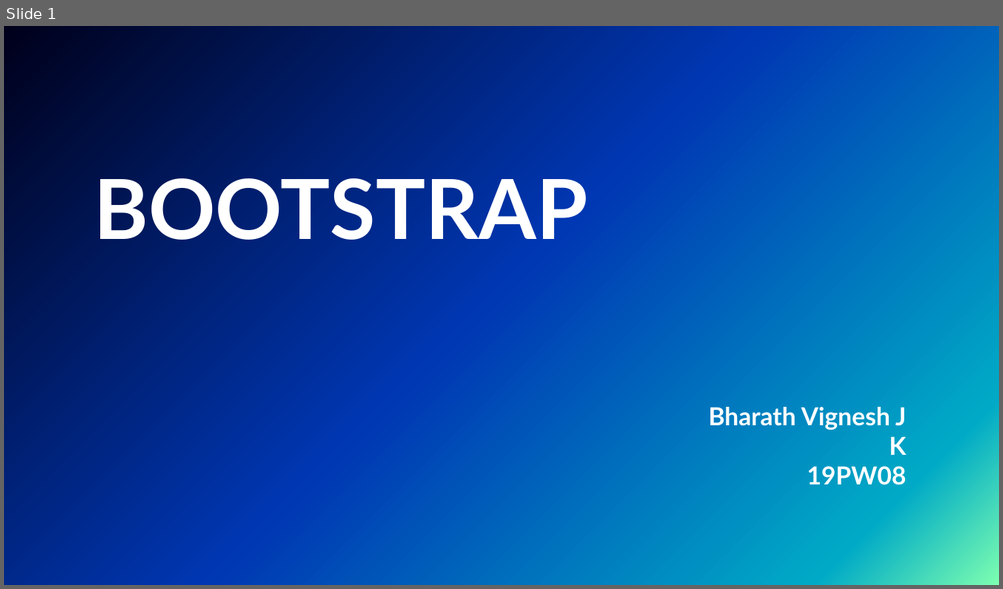
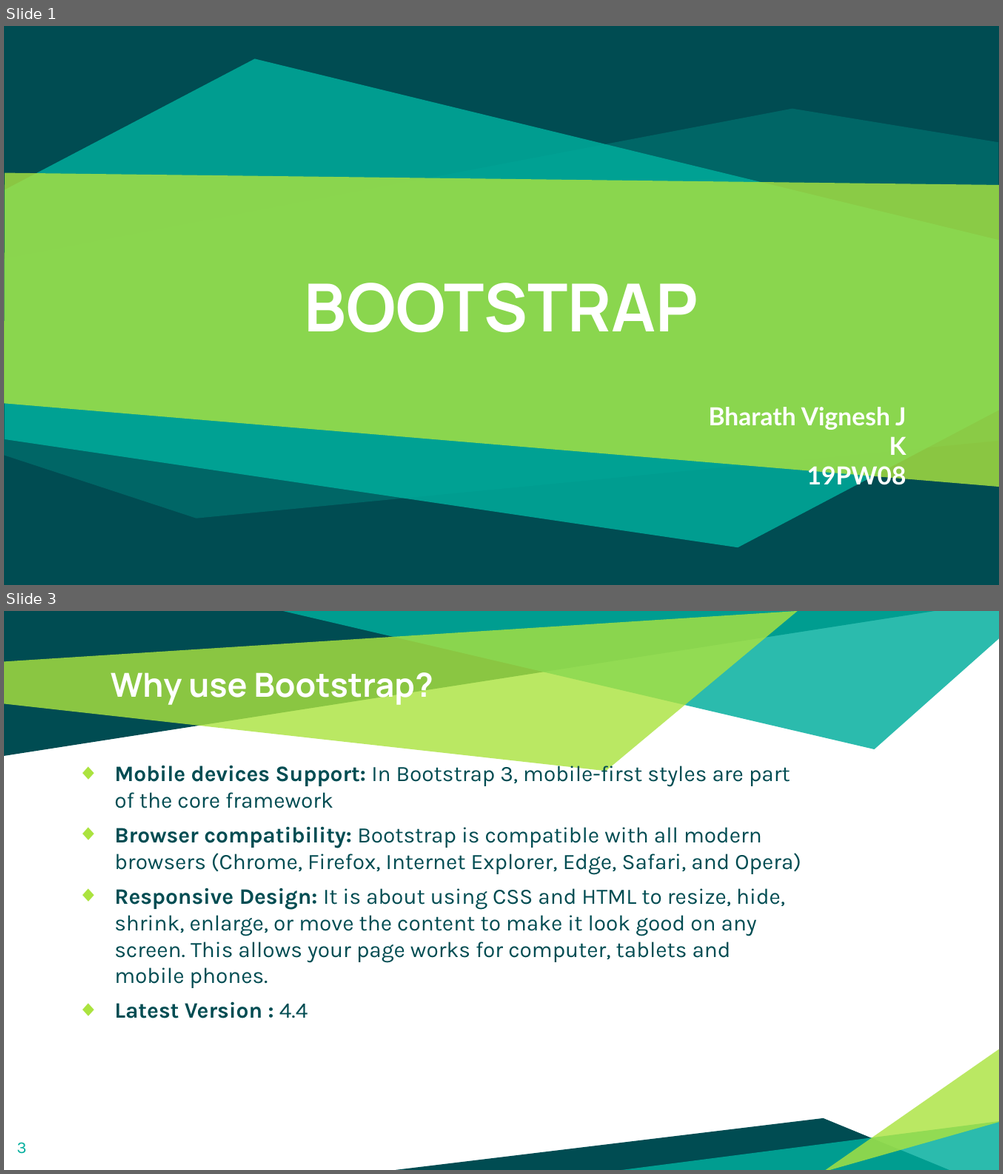
Before and after one commit to RazCrimson/Lab_Main, a slide deck: Sem 2/Web development Lab/Class/Bootstrap.pptx. Shown one above the other, each under a label of ours: slide 1 before the commit, slides 1 and 3 after it; the slides between them are not shown. The pictures are 1003x589 and 1003x1174 pixels, drawn with LibreOffice and Linux fonts; fonts in the diff are those of the drawing; background and template pictures are left out. Boxes give left, top, right and bottom in pixels: in the first picture for what was removed or moved away, otherwise in the second. Text is boxed around its words. In the diff, an @@ line names an element or a change of style, - is before the commit and + after.

```diff
--- a/Sem 2/Web development Lab/Class/Bootstrap.pptx
+++ b/Sem 2/Web development Lab/Class/Bootstrap.pptx
@@ slide 3 added at [4, 611, 999, 1170], background #FFFFFF @@
@@ title added at [111, 672, 433, 706], 24 pt, text #FFFFFF, bold @@
+Why use Bootstrap?
@@ text added at [114, 761, 801, 1019], 16 pt, text #004C52 @@
+◆ Mobile devices Support: In Bootstrap 3, mobile-first styles are part of the core framework
+◆ Browser compatibility: Bootstrap is compatible with all modern browsers (Chrome, Firefox, Internet Explorer, Edge, Safari, and Opera)
+◆ Responsive Design: It is about using CSS and HTML to resize, hide, shrink, enlarge, or move the content to make it look good on any screen. This allows your page works for computer, tablets and mobile phones.
+◆ Latest Version : 4.4
@@ group added at [4, 611, 999, 1170]: 6 freeform shapes @@
@@ page number added at [17, 1142, 26, 1154], 12 pt, text #00AE9D @@
+3
@@ slide 1 changed as well @@
@@ background picture (left out) to #004C52 @@
@@ freeform shape added at [5, 59, 999, 548], fill #00AE9D at 83% opacity @@
@@ freeform shape added at [4, 109, 998, 518], fill #00AE9D at 27% opacity @@
@@ freeform shape added at [4, 173, 999, 488], fill #ABE33F at 81% opacity @@
@@ title "BOOTSTRAP": place and size @@
-title "BOOTSTRAP" at [94, 167, 588, 254]
+title "BOOTSTRAP" at [304, 283, 698, 333]
@@ title "BOOTSTRAP" at [304, 283, 698, 333]: size 60 to 48 pt, font Lato to Manrope; alignment left to centre; vertical alignment top to middle @@
```
Also in this commit, not shown: 6 other slides changed, 9 other slides added, 4 slides removed, 32 other files.
